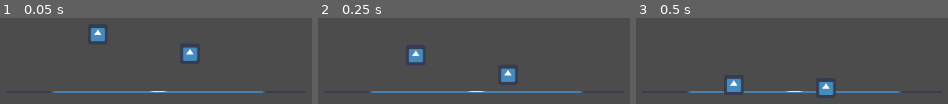
Above: before the commit, frames 1-3 (left to right).
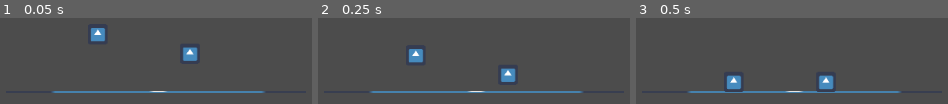
Above: after the commit, the same moments.

Repository: Clockknight/Chrono-Conflict
Game: Godot game, scene res://Scenes/map.tscn
Same seed, same stepped clock (60 frames per second), same inputs: the game is played once before the commit and once after it. The engine's default icon, where the game draws it, is replaced by a stand-in: a white triangle on a blue panel in a dark square.
Inputs:
- Up to frame 1 (0.05 s): no input
- Up to frame 2 (0.25 s): no input
- Up to frame 3 (0.5 s): no input

Frames 1-2 are identical in both runs. In frame 3, 1.4% of the frame differs, in the area x 28-65%, y 66-90%.

Commit message:
Disable player mid-air collisions

Diff:
--- a/Scenes/map.tscn
+++ b/Scenes/map.tscn
@@ -25,9 +25,6 @@
 position = Vector2( 217, -251 )
 script = ExtResource( 1 )
 
-[node name="Box_Collision" type="CollisionShape2D" parent="manager/test_Orbulon2"]
-shape = SubResource( 1 )
-
 [node name="Sprite" type="Sprite" parent="manager/test_Orbulon2"]
 scale = Vector2( 2, 2 )
 texture = ExtResource( 2 )
@@ -36,12 +33,12 @@
 [node name="char_bottom" type="Position2D" parent="manager/test_Orbulon2"]
 position = Vector2( 0, 64 )
 
+[node name="Box_Collision" type="CollisionShape2D" parent="manager/test_Orbulon2"]
+shape = SubResource( 1 )
+
 [node name="test_Orbulon" type="KinematicBody2D" parent="manager"]
 position = Vector2( -373, -375 )
 script = ExtResource( 1 )
-
-[node name="Box_Collision" type="CollisionShape2D" parent="manager/test_Orbulon"]
-shape = SubResource( 1 )
 
 [node name="Sprite" type="Sprite" parent="manager/test_Orbulon"]
 scale = Vector2( 2, 2 )
@@ -50,3 +47,6 @@
 
 [node name="char_bottom" type="Position2D" parent="manager/test_Orbulon"]
 position = Vector2( 0, 64 )
+
+[node name="Box_Collision" type="CollisionShape2D" parent="manager/test_Orbulon"]
+shape = SubResource( 1 )
--- a/Scripts/Player.gd
+++ b/Scripts/Player.gd
@@ -19,9 +19,14 @@
 
 var _other
 var _p1_side = true
-var _grounded:bool
 var _bottom_pos = 0
 
+
+func _calc_bottom_y():
+	_bottom_pos = self.position.y + abs($Box_Collision.shape.extents.y)
+
+func _sidecheck():
+	_p1_side = self.position.x < _other.position.x
 
 func _configure(other_player):
 	# player object assumes it's player 1 until otherwise stated
@@ -41,8 +46,6 @@
 		_a4_string = "ui_p2a4"
 
 
-func _sidecheck():
-	_p1_side = self.position.x < _other.position.x
 
 func tick():
 	#move self and move projectiles, which should move child boxes as well
@@ -50,24 +53,18 @@
 	# tick box lifespans, and spawn new ones as needed
 	_box_tick()
 	# check box interactions
-	# _tick_interact()
+	# _interact_tick()
 
 
-func _calc_bottom_y():
-
-	return self.position.y + abs($Box_Collision.shape.extents.y)
 
 func _move_tick():
 	var x_sum = Input.get_axis(_left_string, _right_string)
 	var y_sum = Input.get_axis(_up_string, _down_string)
 
-	_bottom_pos = _calc_bottom_y()
-	_grounded = _bottom_pos >= 0
+	_calc_bottom_y()
 
-	if (_grounded):
-		print("Grounded")
-		print(_bottom_pos)
-		print(y_sum)
+	if (_bottom_pos >= 0):
+		get_node("Box_Collision").disabled = false
 		#X movement
 		directional_input.x = x_sum
 		directional_input.x *= horizontal_speed
@@ -81,20 +78,24 @@
 
 		if (y_sum > 0):
 			self.scale.y = .5
+			directional_input
 			directional_input.x = 0
 
 		elif (y_sum < 0):
 			directional_input.y += y_sum * vertical_speed
 
 
-	elif (not _grounded):
+		move_and_collide(directional_input)
+
+
+	else:
+		get_node("Box_Collision").disabled = true
 		directional_input.y += gravity
 		if (directional_input.y > terminal_speed):
 			directional_input.y = terminal_speed
+		move_and_collide(directional_input)
 
 
-	# TODO disable collisions when grounded is false
-		move_and_collide(directional_input)
 
 	if(_other):
 		_sidecheck()
